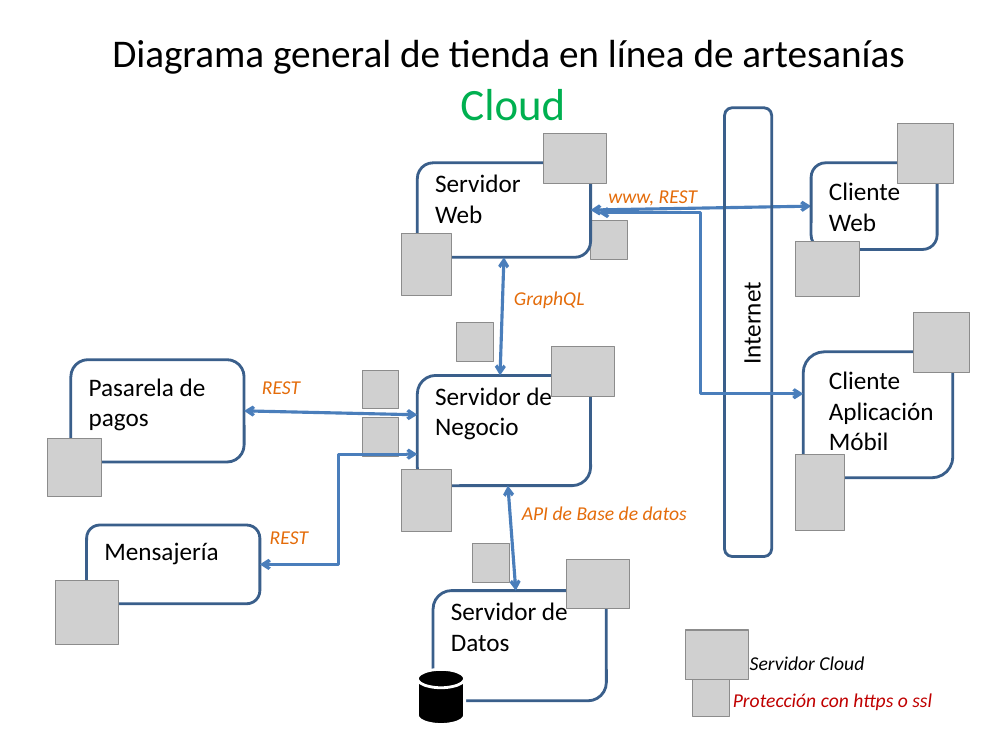
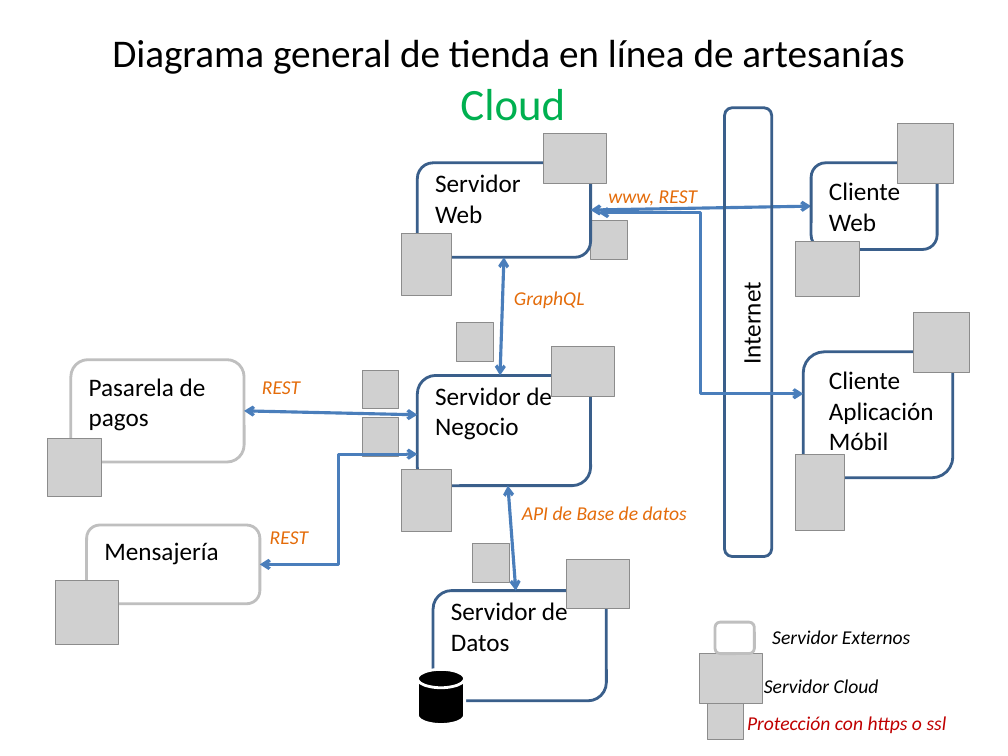
Before and after one commit to otrofree/prueba, a slide deck: slide 1 of problema2/soporte/diagrama_general.pptx. Drawn at 1008x756 pixels with LibreOffice and Linux fonts; fonts in the diff are those of the drawing; grey boxes stand for pictures. Boxes give left, top, right and bottom in pixels: in the first picture for what was removed or moved away, otherwise in the second. Text is boxed around its words. In the diff, an @@ line names an element or a change of style, - is before the commit and + after.

```diff
--- a/problema2/soporte/diagrama_general.pptx
+++ b/problema2/soporte/diagrama_general.pptx
@@ rounded rectangle at [71,360,244,463]: outline #3A5F8C 2 pt to #BFBFBF 2 pt @@
@@ rounded rectangle at [87,525,260,604]: outline #3A5F8C 2 pt to #BFBFBF 2 pt @@
@@ rounded rectangle added at [715,622,754,653], outline #BFBFBF 2 pt @@
@@ text added at [772,630,910,644], 14 pt, text #000000, italic @@
+Servidor Externos
@@ 2 pictures, 2 texts: place and size @@
-2 pictures, 2 texts at [685,630,932,717]
+2 pictures, 2 texts at [700,653,947,740]
```
Also in this commit, not shown: 1 other slide changed, 3 slides added, 3 other files.
